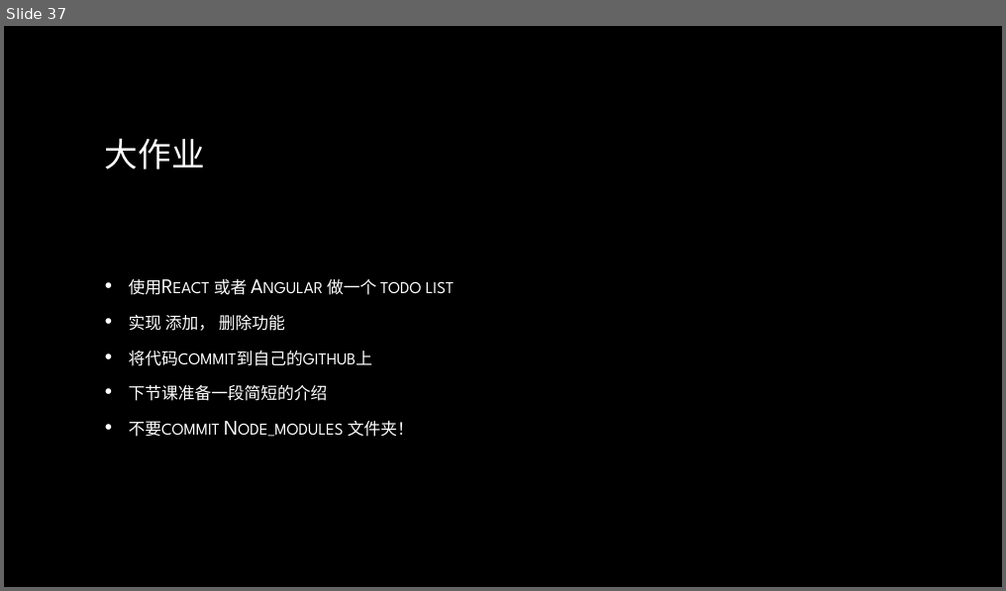
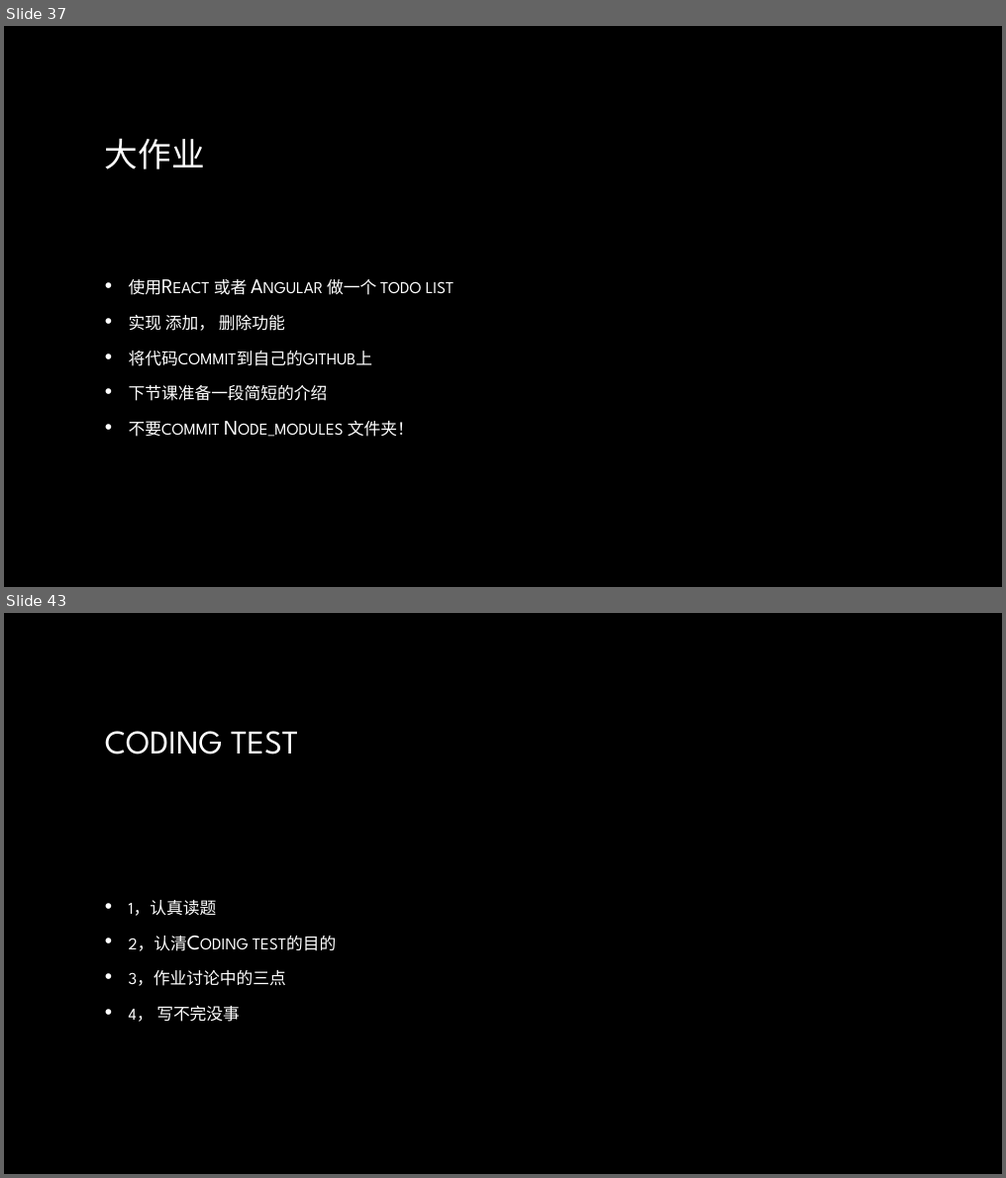
Before and after one commit to lee813/ECVFrontend, a slide deck: 前端课程.pptx. Shown one above the other, each under a label of ours: slide 37 before the commit, slides 37 and 43 after it; the slides between them are not shown. The pictures are 1006x591 and 1006x1178 pixels, drawn with LibreOffice and Linux fonts; fonts in the diff are those of the drawing; background and template pictures are left out. Boxes give left, top, right and bottom in pixels: in the first picture for what was removed or moved away, otherwise in the second. Text is boxed around its words. In the diff, an @@ line names an element or a change of style, - is before the commit and + after.

```diff
--- a/前端课程.pptx
+++ b/前端课程.pptx
@@ slide 43 added at [4, 613, 1002, 1174], background picture (left out) @@
@@ title added at [105, 731, 298, 755], 32 pt, text gradient #FFFFFF to #A6A6A6 @@
+CODING TEST
@@ text added at [129, 900, 336, 1022], 20 pt, text gradient #FFFFFF to #BFBFBF, small capitals @@
+• 1，认真读题
+• 2，认清Coding test的目的
+• 3，作业讨论中的三点
+• 4， 写不完没事
```
Also in this commit, not shown: 6 other slides added.
